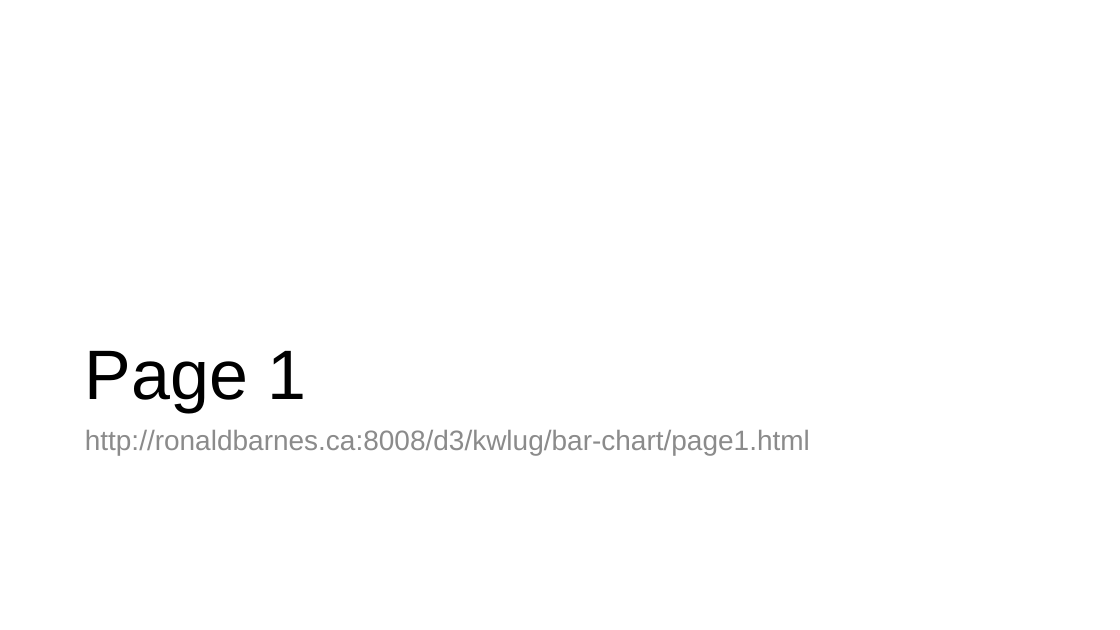
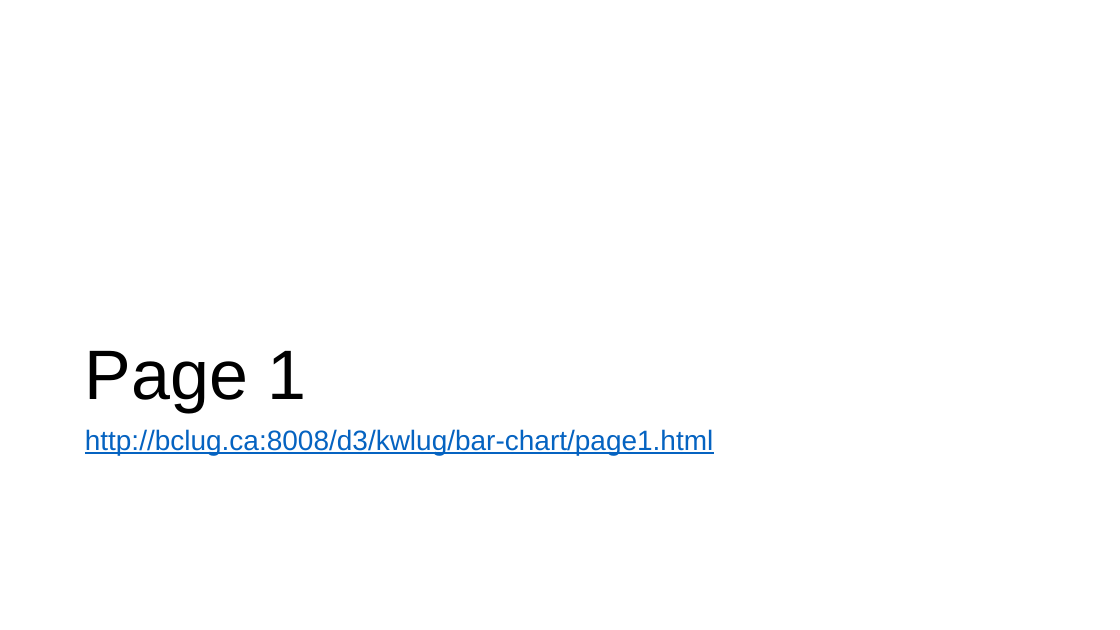
Before and after one commit to RonaldBarnes/d3-bar-chart-kwlug, a slide deck: slide 3 of BarChart Slideshow 2.pptx. Drawn at 1120x630 pixels with LibreOffice and Linux fonts; fonts in the diff are those of the drawing. Boxes give left, top, right and bottom in pixels: in the first picture for what was removed or moved away, otherwise in the second. Text is boxed around its words. In the diff, an @@ line names an element or a change of style, - is before the commit and + after.

```diff
--- a/BarChart Slideshow 2.pptx
+++ b/BarChart Slideshow 2.pptx
@@ text at (85, 429, 714, 455): text changed; text colour #8C8C8C to #0563C1 @@
-http://ronaldbarnes.ca:8008/d3/kwlug/bar-chart/page1.html
+http://bclug.ca:8008/d3/kwlug/bar-chart/page1.html
```
Also in this commit, not shown: 14 other slides changed, 2 slides added, 2 other files.
